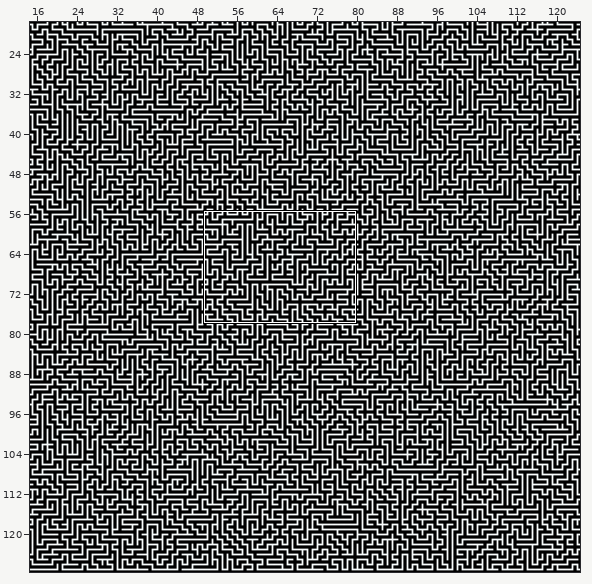
Two states of a Tiled map, maze.tmx. The first picture is a wide view before the edit; the outline marks the close-up.
Close-up. Before:
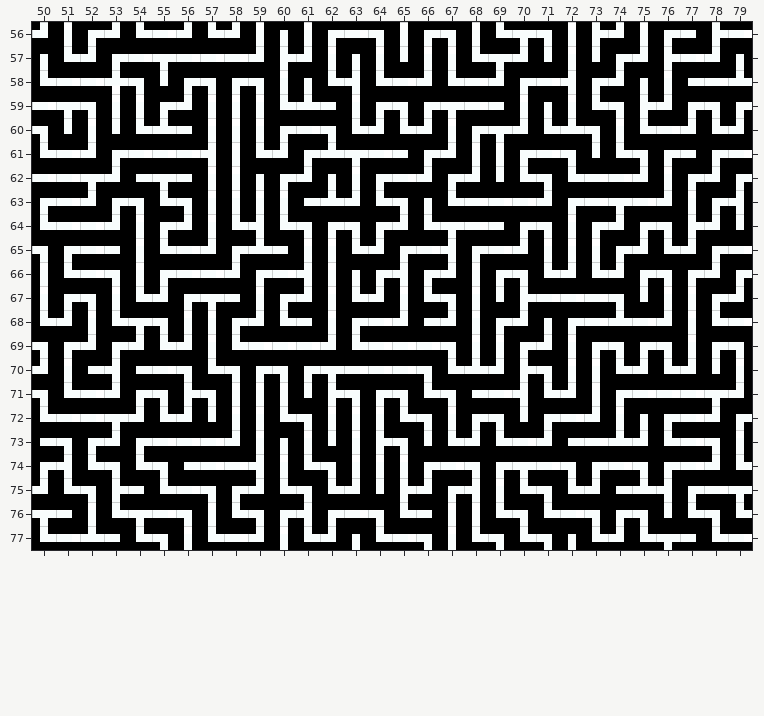
Cells are 64x64 px. Shown: x 50..79, y 56..77. The commit also changed other parts of the map, which this record leaves out.
Now the later version:
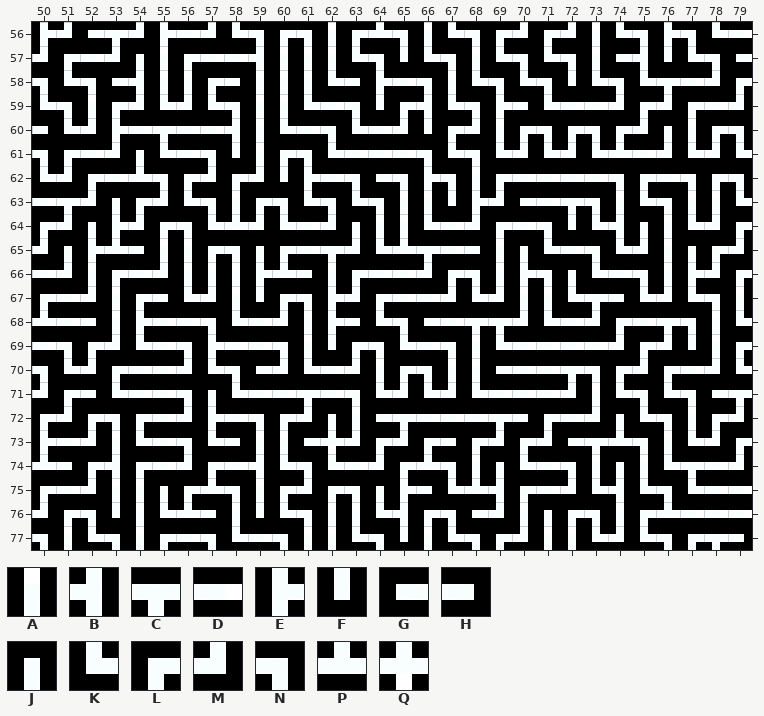
Key: from "mazetiles": A 0, B 1, C 2, D 3, E 4, F 5, G 6, H 7, J 8, K 9, L 10, M 11, N 12, P 13, Q 14.
_ is an empty cell, . an unchanged one.
Diff:
--- layer "Generated Tile Layer"
@@ x 50..79 @@
-56 MALMKDMKMAJALDNALNAKCNAEMALHE.
-57 JKMLDCD..MEM.JA.AAKCMFAFLMEDMJ
-58 KDDQNFLNLN.J.BK.MKDMLDBLMJAGDP
-59 DCNAAL.AA.KPHALNLCDHAJAKNE..NL
-60 NFAFKPHAA.L...MKMALCMKP.AKDMKM
-61 KDMLDD.BAKMLPC.HLMAALDNFKNLHLD
-62 DDCMGCHAAJLMJALDMLMFKNK.DMALML
-63 LD.LNKNA.AAGPMKNJKDDDMLDCDM.LB
-64 KDDMA.MAKB.NLNLM.CDHL.ALMLNE.F
-65 NLDHAKDMLPHAAKMLDBLDMAAAL.KM.D
-66 AKDNALDDMLDB.JLBLMALNKM.MLNL..
-67 ALN.KMLCHA.MAKMAKNAFEDDDNFAALM
-68 KMAKCNAALMKHALDM.MAL.JLDP.MAKD
-69 NLMLMKMAK.DDMKDD...ALMALN.NALN
-70 MAGBG.N..LNLCDDD.KPMENAAK.KMFA
-71 NKDMLNENAAAFE.LN.NG.BK..LDDDCM
-72 KDDCMK.FAAKNA.AKNALNF...AJLDML
-73 GNLML.DDM.JAFAENFKMKD..D.MKDNA
-74 LBKNKNGD..AKNAAALDNLC..LDNLDMK
-75 MKNEHKDNLMKNKMF.MLBAKNKMGPBL.C
-76 CHAKCDNAKNLBLDNKHAAKNKD.LNFKNK
-77 KDPHKNAKDMAKMJKDNAKNKNJ...CHKD
+56 EMGCMEDMKNLNALPNAKNLMLMAKNENK.
+57 MLDMJAL..BAA.KN.KNAKNKNAGBFKNG
+58 NKNGBAALHA.A.HE.NAKNKNFKNKCDML
+59 KNALMK.KN.AKDNFLBKNEHKDDML..DM
+60 HKMEDCDDB.K...DMFLMALNL.LMJALN
+61 NLDMJK.NFALNKD.DNKNKMKMKPDMKMK
+62 KMLDPNLMLMFEDNGNENALDDD.NLDNLN
+63 DC.JLMKN.LNKNKNAAFEMGDCNAKN.AK
+64 LMJEM.NKPM.DMJAA.DMLD.FKBJAK.L
+65 MJEPHAALNJLDCMKPCDHAJKDNK.AJ.M
+66 DMALDMAAAEPH.LDDMLNAENJ.DNAE..
+67 LDM.LHKMAF.NEMLDDMKMAAKCHKMKNA
+68 PDHAEDDNKDMAEHKN.DCC.KDML.CNAK
+69 DNLMKDNED.NAFLNK...KDDDDM.MFAL
+70 NKMLD.M..GMKDMAL.AAGDDCNL.LDMK
+71 MLHKDDNJKDDCD.KM.MK.DD..KNKNGC
+72 LMLNLD.EDNLMJ.GCDDDCH...JKNALM
+73 EDMAK.NKH.AGQMLMLHLML..C.NAKML
+74 PHLBLDML..KNKDMLPNAJK..AJAKCDM
+75 LDMAAJLPNALMLNJ.HKPBLDMKBKNK.D
+76 MLNFAKPHAFKNAAKBLNGMAJL.ALPDDD
+77 NAKNALDNKDNAAKNFAKNLMAA...NLCH
